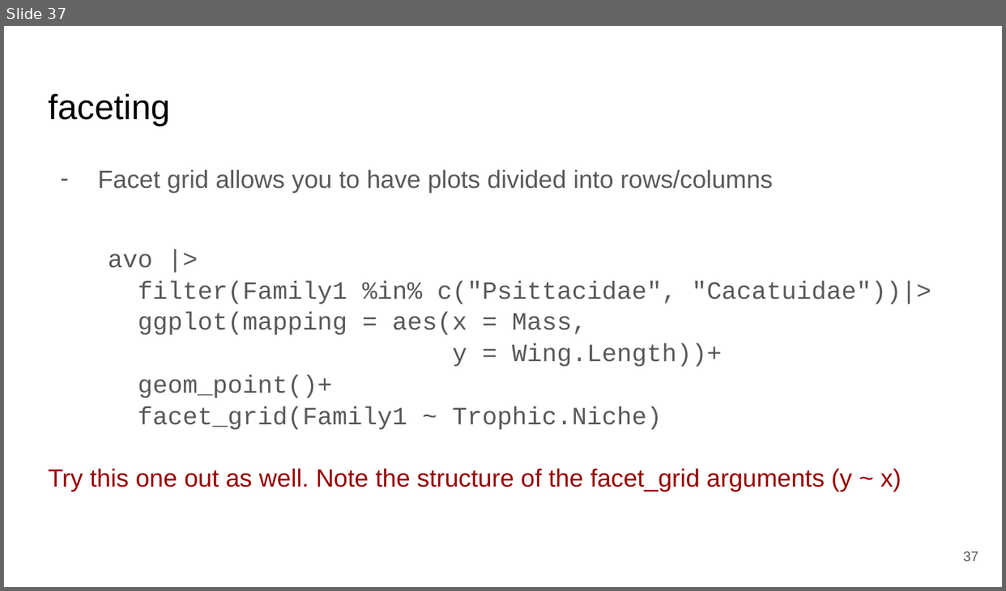
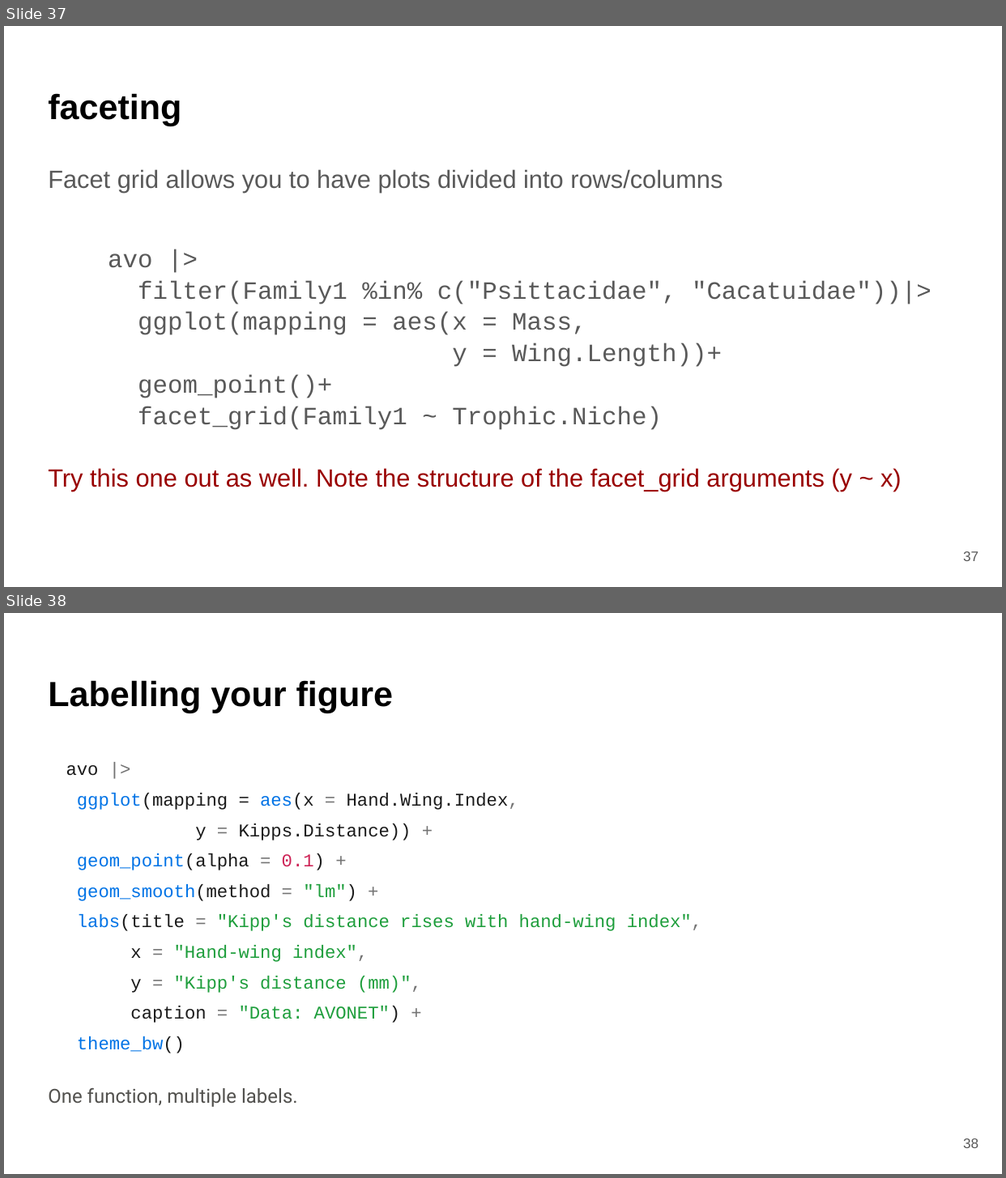
Before and after one commit to bmaitner/biometry_course, a slide deck: lectures/Lecture_08_ggplot.pptx. Shown one above the other, each under a label of ours: slide 37 before the commit, slides 37 and 38 after it. The pictures are 1006x591 and 1006x1178 pixels, drawn with LibreOffice and Linux fonts; fonts in the diff are those of the drawing. Boxes give left, top, right and bottom in pixels: in the first picture for what was removed or moved away, otherwise in the second. Text is boxed around its words. In the diff, an @@ line names an element or a change of style, - is before the commit and + after.

```diff
--- a/lectures/Lecture_08_ggplot.pptx
+++ b/lectures/Lecture_08_ggplot.pptx
@@ slide 38 added at box(4, 613, 1002, 1174), background #FFFFFF @@
@@ title added at box(48, 680, 394, 713), 25.2 pt, text #000000, bold @@
+Labelling your figure
@@ text added at box(48, 765, 702, 1107), 13 pt, text #1E9E3C @@
+avo |>
+ggplot(mapping = aes(x = Hand.Wing.Index,
+y = Kipps.Distance)) +
+geom_point(alpha = 0.1) +
+geom_smooth(method = "lm") +
+labs(title = "Kipp's distance rises with hand-wing index",
+x = "Hand-wing index",
+y = "Kipp's distance (mm)",
+caption = "Data: AVONET") +
+theme_bw()
+One function, multiple labels.
@@ page number added at box(963, 1139, 978, 1148), 10 pt, text #595959 @@
+38
@@ slide 37 changed as well @@
@@ title "faceting" at box(48, 93, 181, 126): bold on @@
@@ text at box(48, 169, 722, 192): bullet - to none @@
```
Also in this commit, not shown: 37 other slides changed, 2 other slides added, 1 slide removed, 4 other files.
